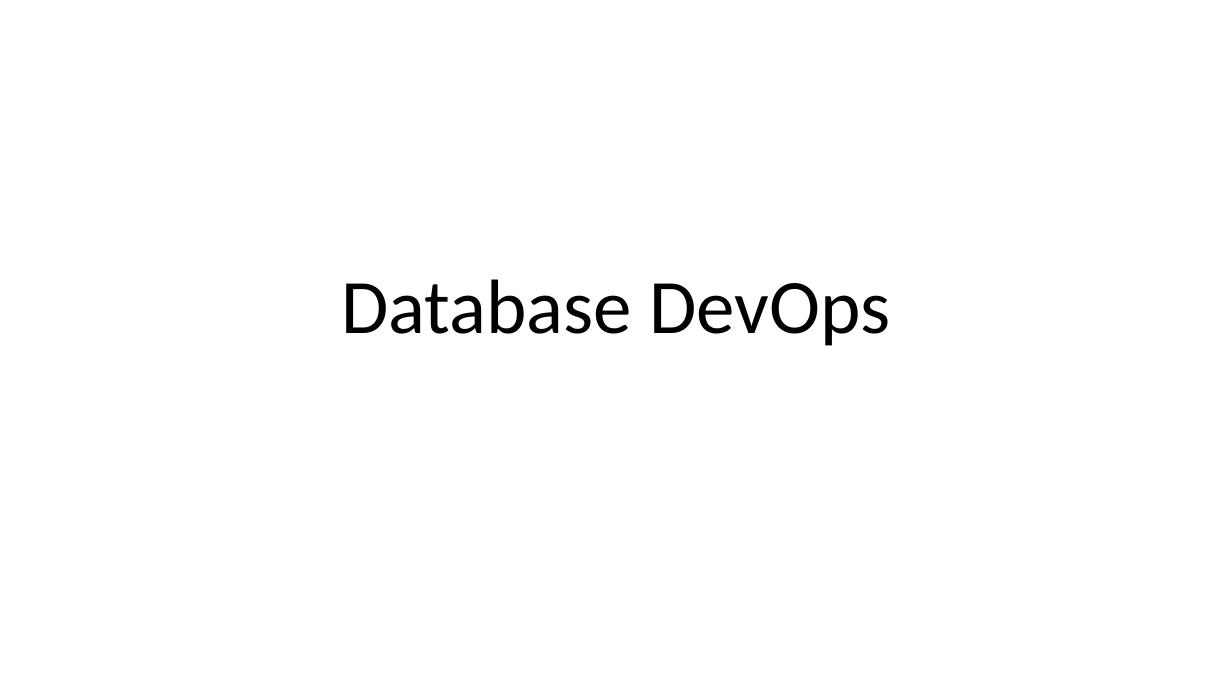
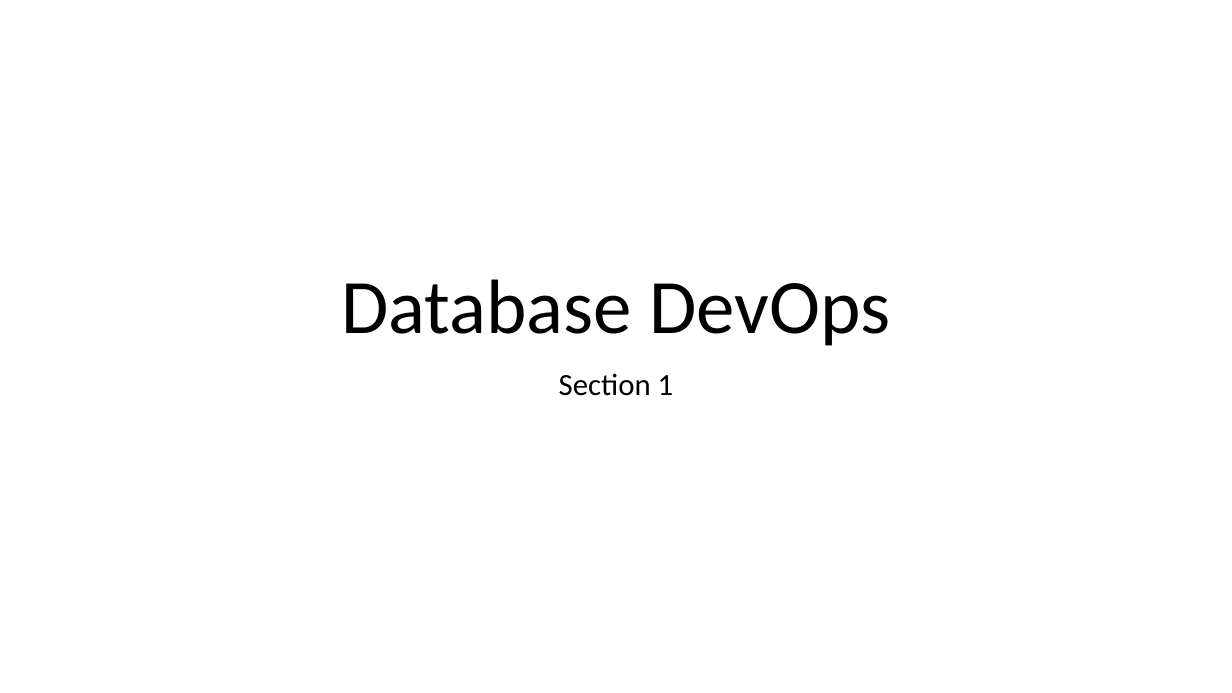
Before and after one commit to way0utwest/DatabaseDevOpsMS, a slide deck: slide 1 of Section 1- Intro to DevOps/1.1IntroDatabaseDevOps.pptx. Drawn at 1232x693 pixels with LibreOffice and Linux fonts; fonts in the diff are those of the drawing. Boxes give left, top, right and bottom in pixels: in the first picture for what was removed or moved away, otherwise in the second. Text is boxed around its words. In the diff, an @@ line names an element or a change of style, - is before the commit and + after.

```diff
--- a/Section 1- Intro to DevOps/1.1IntroDatabaseDevOps.pptx
+++ b/Section 1- Intro to DevOps/1.1IntroDatabaseDevOps.pptx
@@ subtitle added at [559, 373, 674, 396], 24 pt, text #000000 @@
+Section 1
```
Also in this commit, not shown: 1 other slide changed, 1 slide added, 1 other file.
